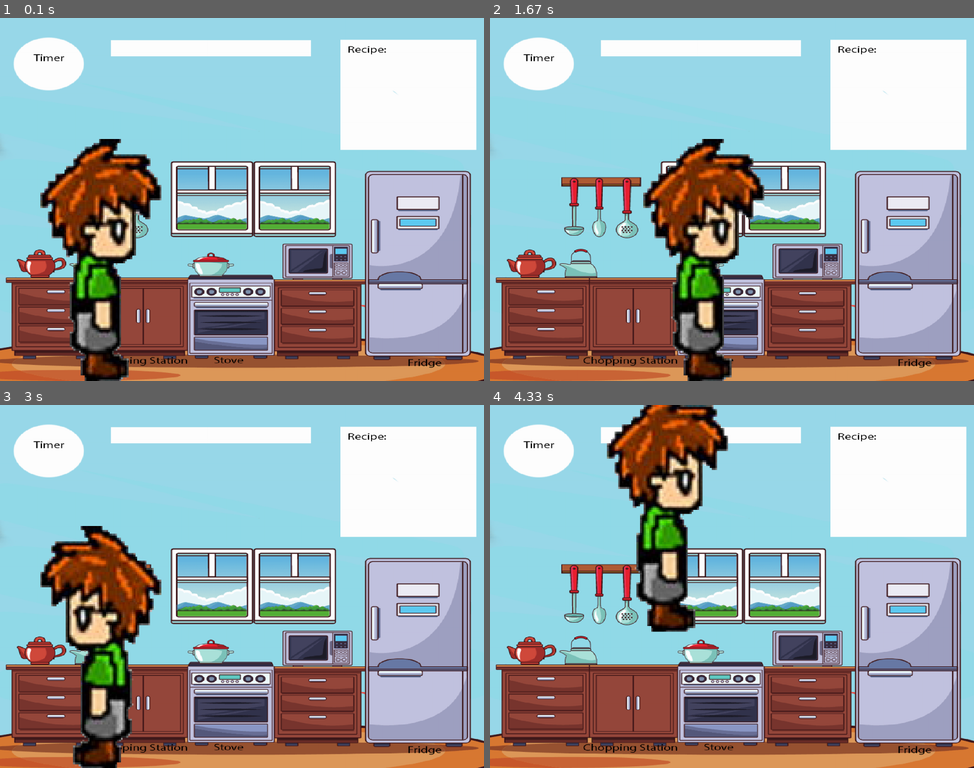
Above: before the commit, frames 1-4 (two rows, left to right).
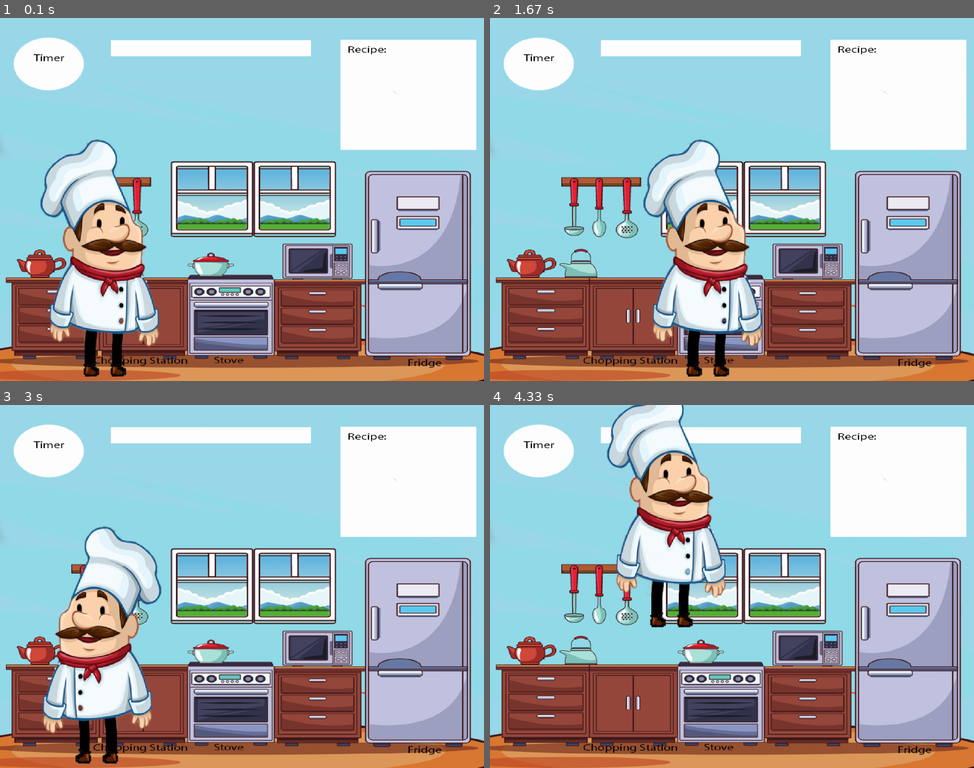
Above: after the commit, the same moments.

Repository: ECE-180D-WS-2022/Team8
Game: pygame game, started from pygame_walks/cookingpapa_1.py
The game is run twice, just before and just after one commit, with the same random seed, the same clock (stepped at 60 frames per second) and the same inputs.
Inputs:
- Up to frame 1 (0.1 s): no input
- Up to frame 2 (1.67 s): hold Right 0.33-0.8 s; hold Down 0.83-1.13 s; hold Right 1.17-1.63 s
- Up to frame 3 (3 s): hold Left 1.67-2.2 s; hold Left 2.57-2.97 s
- Up to frame 4 (4.33 s): hold Down 3-3.37 s; tap Space at 3.07, 3.47, 3.77, 4.13 s; hold Right 3.4-4.03 s; hold Down from 4.07 s (still down)

The runs differ from the first frame. In frame 1, 11% of the frame differs, in the area x 8-34%, y 33-100%; in frame 2, 11%; in frame 3, 11%; in frame 4, 11%.

Commit message:
update chef

Diff:
--- a/pygame_walks/cookingpapa_1.py
+++ b/pygame_walks/cookingpapa_1.py
@@ -35,7 +35,7 @@
 		self.index = 0
 		self.counter = 0
 		for num in range(1, 5):
-			img_right = pygame.image.load(f'img/guy{num}.png')
+			img_right = pygame.image.load(f'img/chef{num}.png')
 			img_right = pygame.transform.scale(img_right, (300, 600))
 			img_left = pygame.transform.flip(img_right, True, False)
 			self.images_right.append(img_right)
Binary file added: pygame_walks/img/chef1.png
Binary file added: pygame_walks/img/chef2.png
Binary file added: pygame_walks/img/chef3.png
Binary file added: pygame_walks/img/chef4.png
Not shown, added: pygame_walks/img/chef2.psd
